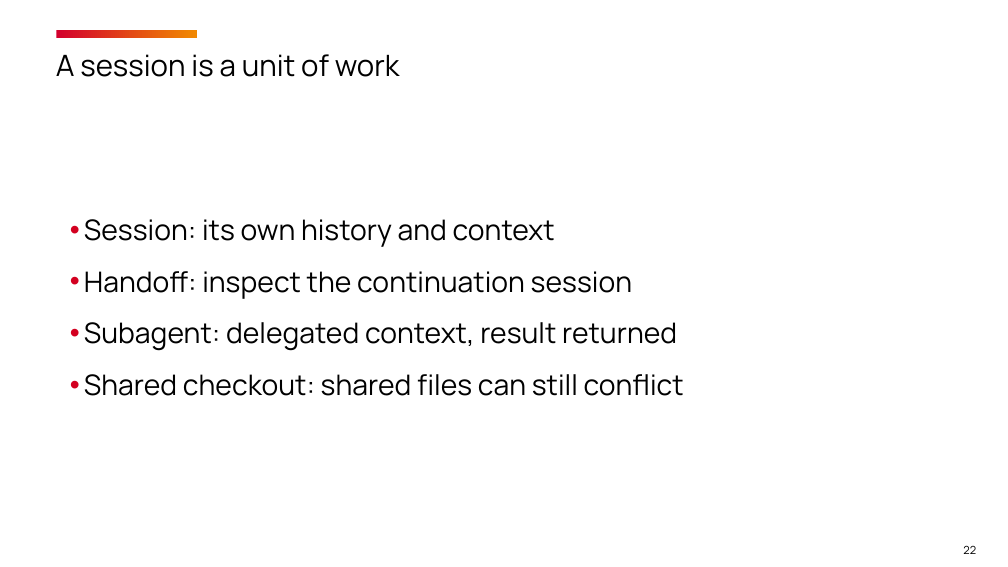
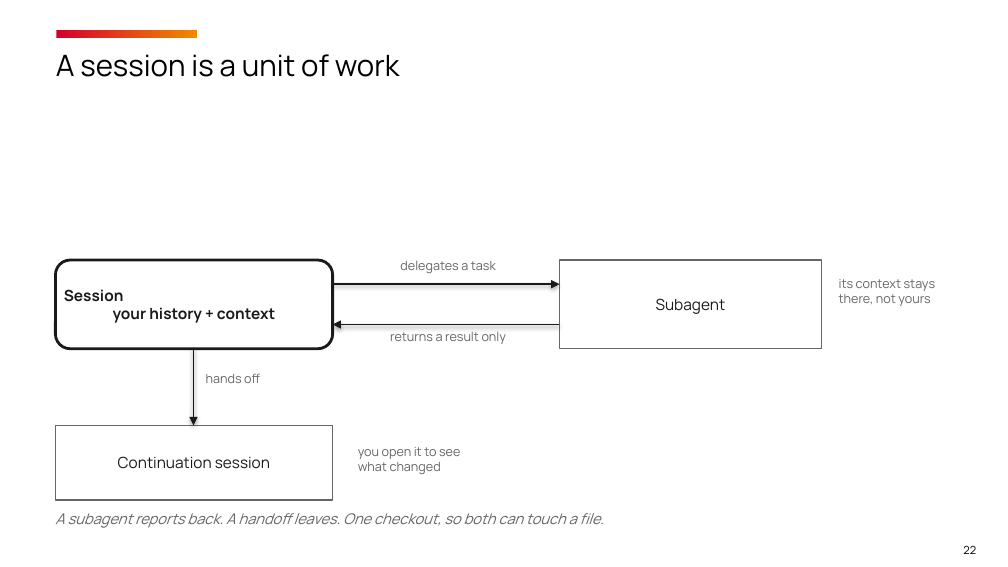
Before and after one commit to timothywarner-org/copilot-cert-prep, a slide deck: slide 22 of warner-github-cert-prep-september-2026.pptx. Drawn at 1008x567 pixels with LibreOffice and Linux fonts; fonts in the diff are those of the drawing; background and template pictures are left out. Boxes give left, top, right and bottom in pixels: in the first picture for what was removed or moved away, otherwise in the second. Text is boxed around its words. In the diff, an @@ line names an element or a change of style, - is before the commit and + after.

```diff
--- a/warner-github-cert-prep-september-2026.pptx
+++ b/warner-github-cert-prep-september-2026.pptx
@@ text removed at (x1=84, y1=219, x2=684, y2=396) @@
-• Session: its own history and context
-• Handoff: inspect the continuation session
-• Subagent: delegated context, result returned
-• Shared checkout: shared files can still conflict
@@ rounded rectangle added at (x1=55, y1=260, x2=333, y2=349), fill #FFFFFF, outline #1A1A1A 2 pt, 11 pt, text #1A1A1A, bold @@
+Session
+your history + context
@@ text added at (x1=400, y1=261, x2=496, y2=273), 9 pt, text #666666 @@
+delegates a task
@@ rectangle added at (x1=559, y1=260, x2=822, y2=349), fill #FFFFFF, outline #666666 1 pt, 11 pt, text #1A1A1A @@
+Subagent
@@ arrow added from (333, 284) to (559, 284), #1A1A1A 1.25 pt @@
@@ text added at (x1=839, y1=279, x2=936, y2=306), 9 pt, text #666666 @@
+its context stays
+there, not yours
@@ arrow added from (559, 325) to (333, 325), #1A1A1A 1.25 pt @@
@@ arrow added from (194, 349) to (194, 425), #1A1A1A 1.25 pt @@
@@ text added at (x1=390, y1=332, x2=507, y2=344), 9 pt, text #666666 @@
+returns a result only
@@ text added at (x1=206, y1=374, x2=260, y2=383), 9 pt, text #666666 @@
+hands off
@@ rectangle added at (x1=55, y1=425, x2=333, y2=500), fill #FFFFFF, outline #666666 1 pt, 11 pt, text #1A1A1A @@
+Continuation session
@@ text added at (x1=358, y1=447, x2=460, y2=474), 9 pt, text #666666 @@
+you open it to see
+what changed
@@ text added at (x1=55, y1=513, x2=604, y2=528), 10.5 pt, text #666666, italic @@
+A subagent reports back. A handoff leaves. One checkout, so both can touch a file.
```
Also in this commit, not shown: 4 other slides changed.
